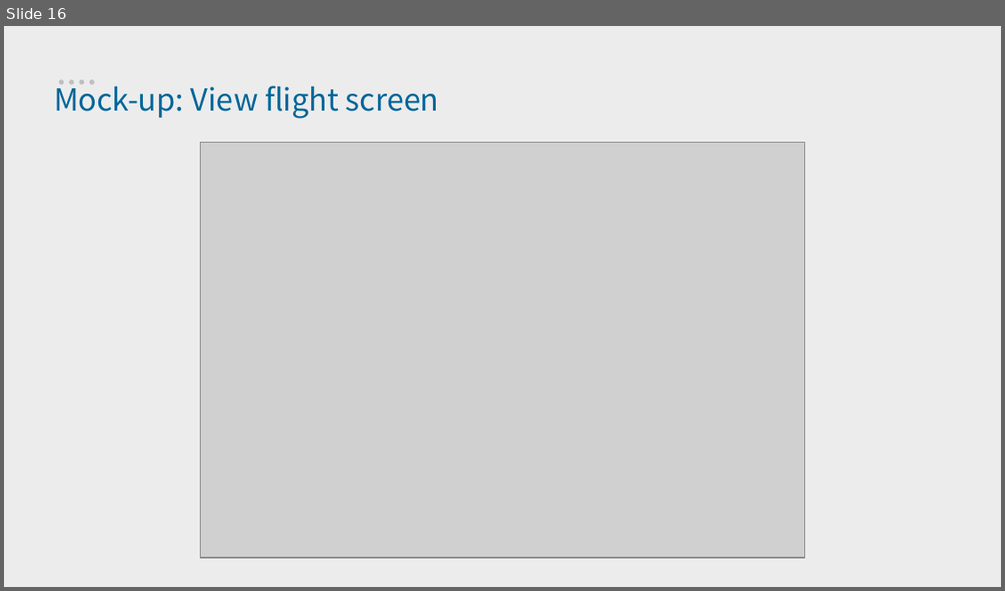
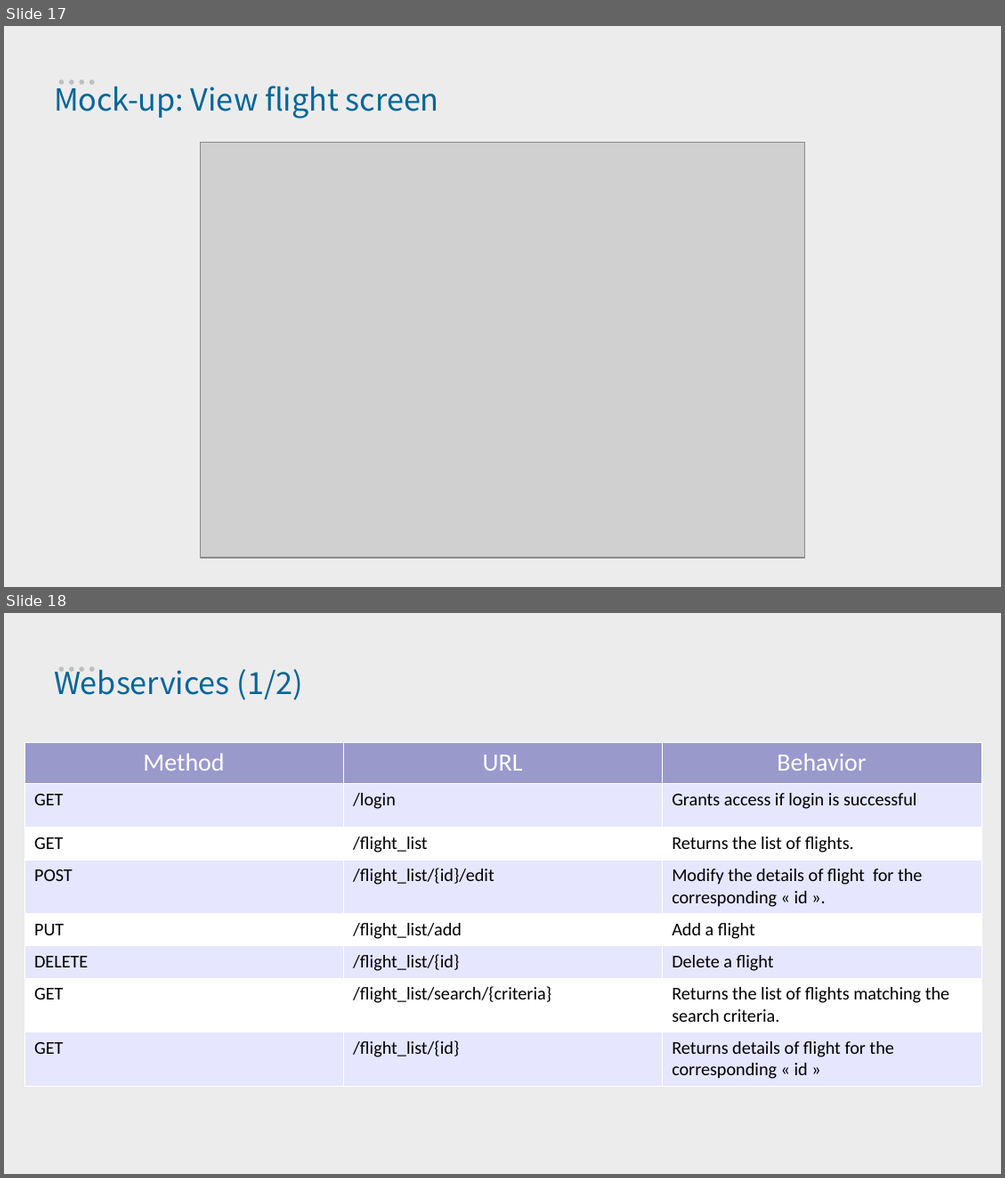
Before and after one commit to Samiaksabi/GL-M1, a slide deck: presentation/presentation.odp. Shown one above the other, each under a label of ours: slide 16 before the commit, slides 17 and 18 after it. The pictures are 1005x591 and 1005x1178 pixels, drawn with LibreOffice and Linux fonts; fonts in the diff are those of the drawing; grey boxes stand for pictures. Boxes give left, top, right and bottom in pixels: in the first picture for what was removed or moved away, otherwise in the second. Text is boxed around its words. In the diff, an @@ line names an element or a change of style, - is before the commit and + after.

```diff
--- a/presentation/presentation.odp
+++ b/presentation/presentation.odp
@@ slide 18 added at <box>4,613,1001,1174</box>, background #FFFFFF; not listed: 5 template elements that a slide beside it also shows @@
@@ title added at <box>54,667,303,700</box>, 22 pt, text #006699 @@
+Webservices (1/2)
@@ table added at <box>25,743,982,1086</box>, 8 rows, 3 columns @@
+Method | URL | Behavior
+GET | /login | Grants access if login is successful
+GET | /flight_list | Returns the list of flights.
+POST | /flight_list/{id}/edit | Modify the details of flight for the corresponding « id ».
+PUT | /flight_list/add | Add a flight
+DELETE | /flight_list/{id} | Delete a flight
+GET | /flight_list/search/{criteria} | Returns the list of flights matching the search criteria.
+GET | /flight_list/{id} | Returns details of flight for the corresponding « id »
@@ what was slide 16 is now slide 17 @@
```
Also in this commit, not shown: 2 slides changed, 5 other slides added, 2 slides removed, 18 other files.
